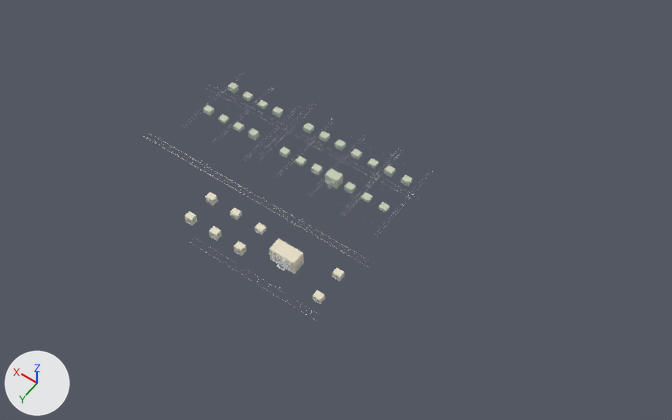
An edit to the glTF model public/assets/city/chunks/detail-sector-s.glb, drawn before and after from the same camera.
Rendered twice from a camera (50 mm lens) standing at (-1964.0, 3481.0, 3537.0) and looking at (-340.0, 1208.0, -35.0). Every picture has the same lights, and +X, +Y and +Z are marked at lower left. The first picture is the older version. Vertices at exactly the same position are counted once.

The first picture shows 'facade_beach', 'facade_river', 'trim_light' and 3 more.
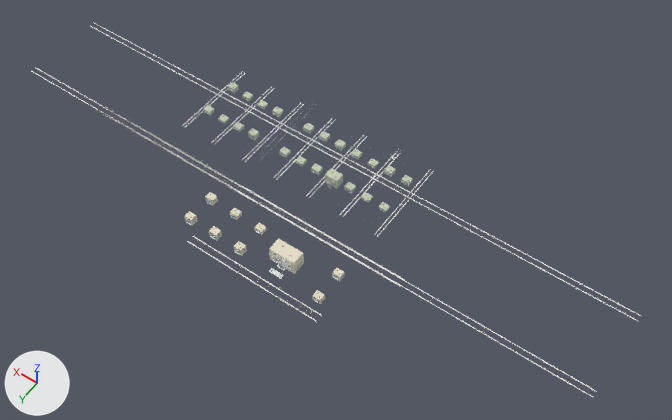
Boxes (x1, y1, x2, y2) around the edits, measured in the pictures (672 x 420 px):
'trim_light', reshaped
    before: (185, 82, 413, 303)
    after: (31, 23, 641, 397)
part 1 of me_trim_light, built on
    after: (97, 71, 433, 321)
part 2 of me_trim_light, added
    after: (90, 23, 641, 321)
part 3 of me_trim_light, added
    after: (31, 67, 596, 397)

What changed in the scene script:
```text
Change me_trim_light:
    used by ob_trim_light; location = (0.0, 0.0, 0.0)
    remove me_trim_light.from_pydata(...)  # 2088 vertices, 3132 faces; spans x -611.0..656.0, y 798.0..1793.0, z 7.0..91.0
    add me_trim_light.from_pydata(...)  # 33872 vertices, 50820 faces; spans x -1800.0..1550.0, y 750.0..1793.0, z 5.0..91.0
    me_trim_light part 1: 2 vertices moved within x -275.0..-225.0, y 1125.0, z 20.0; 31512 vertices added at x -850.0..1050.0, y 750.0..1791.0, z 5.0..89.0
    me_trim_light part 2: 16 vertices added at x -1800.0..1550.0, y 932.0..968.0, z 5.0
    me_trim_light part 3: 16 vertices added at x -1800.0..1550.0, y 1382.0..1418.0, z 5.0
    other edits to the shape of me_trim_light do not show in these pictures
```
